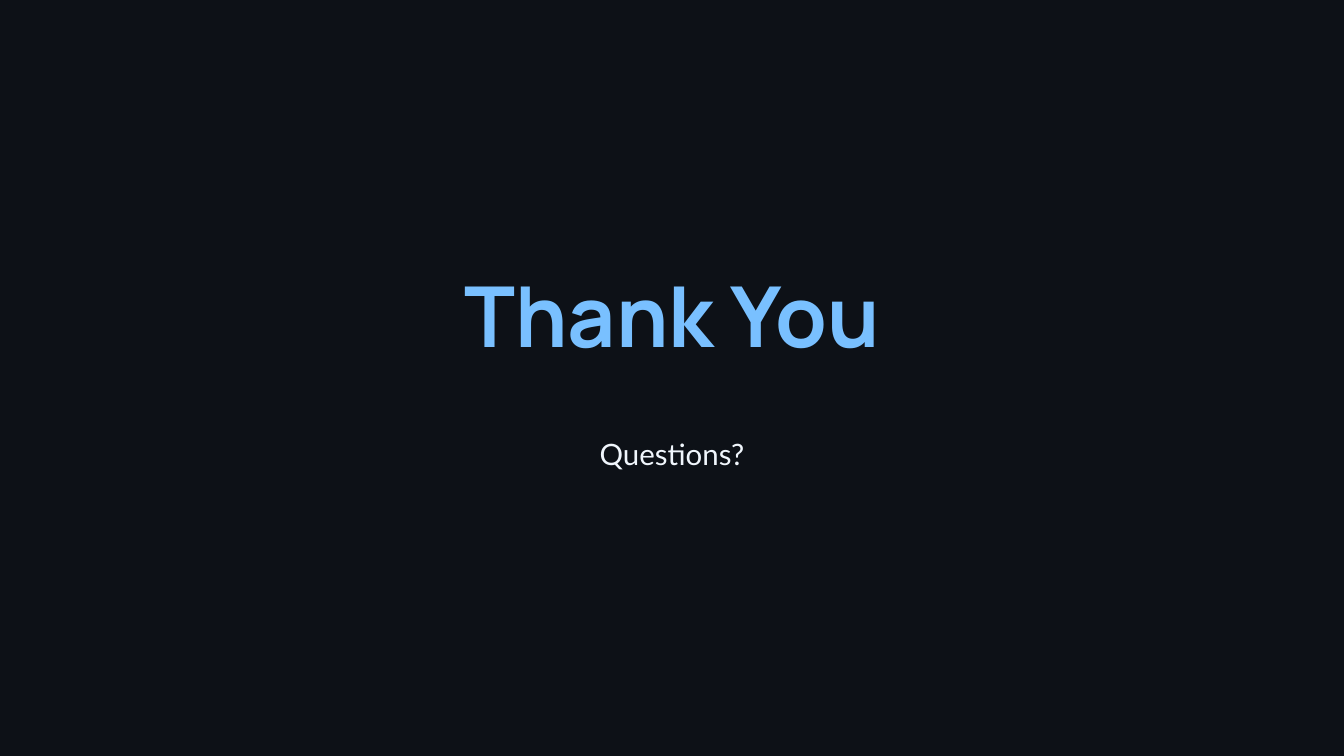
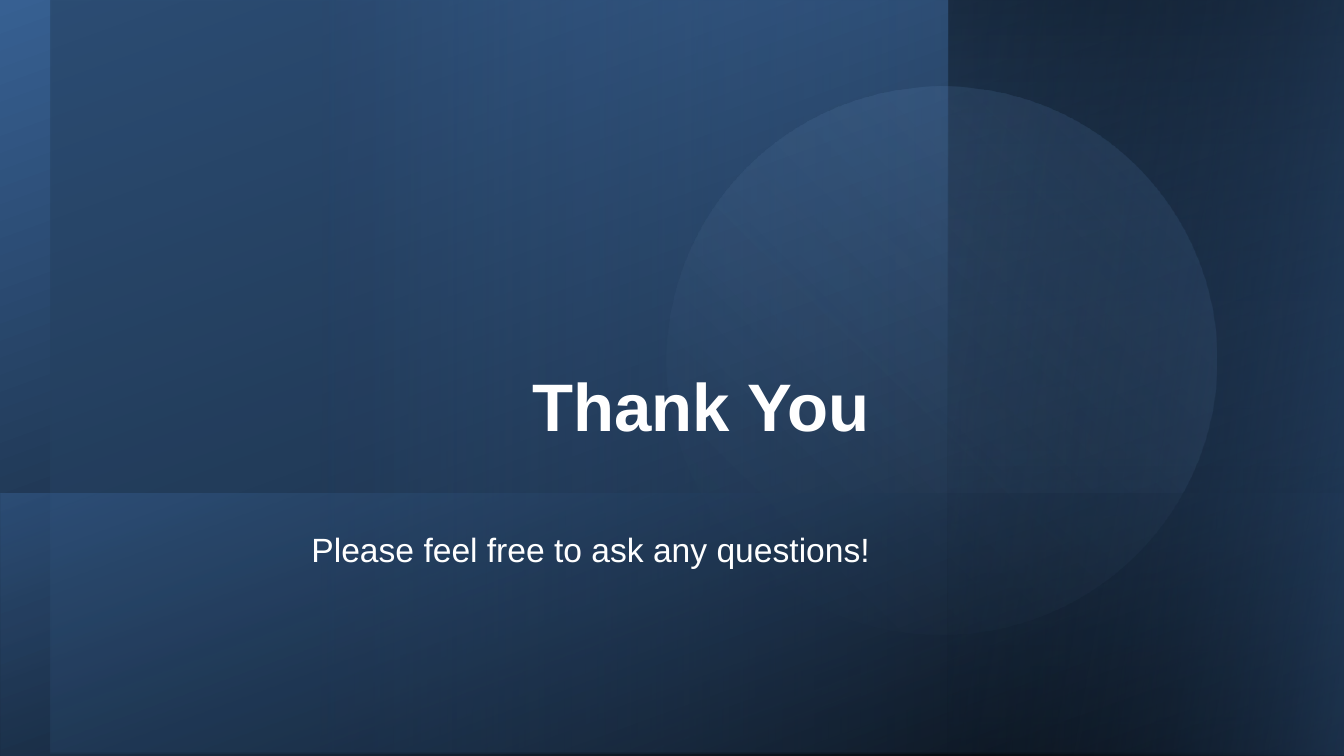
Before and after one commit to EthanM-programin/HNLP, a slide deck: slide 11 of HNLP-presentation.pptx. Drawn at 1344x756 pixels with LibreOffice and Linux fonts; fonts in the diff are those of the drawing. Boxes give left, top, right and bottom in pixels: in the first picture for what was removed or moved away, otherwise in the second. Text is boxed around its words. In the diff, an @@ line names an element or a change of style, - is before the commit and + after.

```diff
--- a/HNLP-presentation.pptx
+++ b/HNLP-presentation.pptx
@@ background #0D1117 to #FFFFFF @@
@@ rectangle added at bbox=[0, 0, 1344, 756], fill gradient #000000 to #376092 @@
@@ rectangle added at bbox=[50, 0, 1344, 754], fill gradient #254061 to #4F81BD @@
@@ ellipse added at bbox=[604, 24, 1280, 698], fill gradient #4F81BD to #95B3D7 @@
@@ rectangle added at bbox=[948, 1, 1344, 756], fill gradient #376092 to #000000 @@
@@ rectangle added at bbox=[949, 0, 1344, 756], fill gradient #376092 to #000000 @@
@@ text "Thank You": place and size @@
-text "Thank You" at bbox=[464, 286, 880, 349]
+text "Thank You" at bbox=[533, 382, 870, 432]
@@ text "Thank You" at bbox=[533, 382, 870, 432]: size 60 to 48 pt, font Manrope to Arial, text colour #79C0FF to #FFFFFF; alignment centre to right; line spacing 1 to 0.9; more space between paragraphs; vertical alignment top to bottom @@
@@ rectangle added at bbox=[1, 494, 1344, 756], fill gradient #376092 to #000000 @@
@@ text at bbox=[311, 537, 870, 569]: text changed; size 21 to 24 pt; font Lato to Arial; text colour #F0F6FC to #FFFFFF @@
-Questions?
+Please feel free to ask any questions!
```
Also in this commit, not shown: 10 other slides changed.
